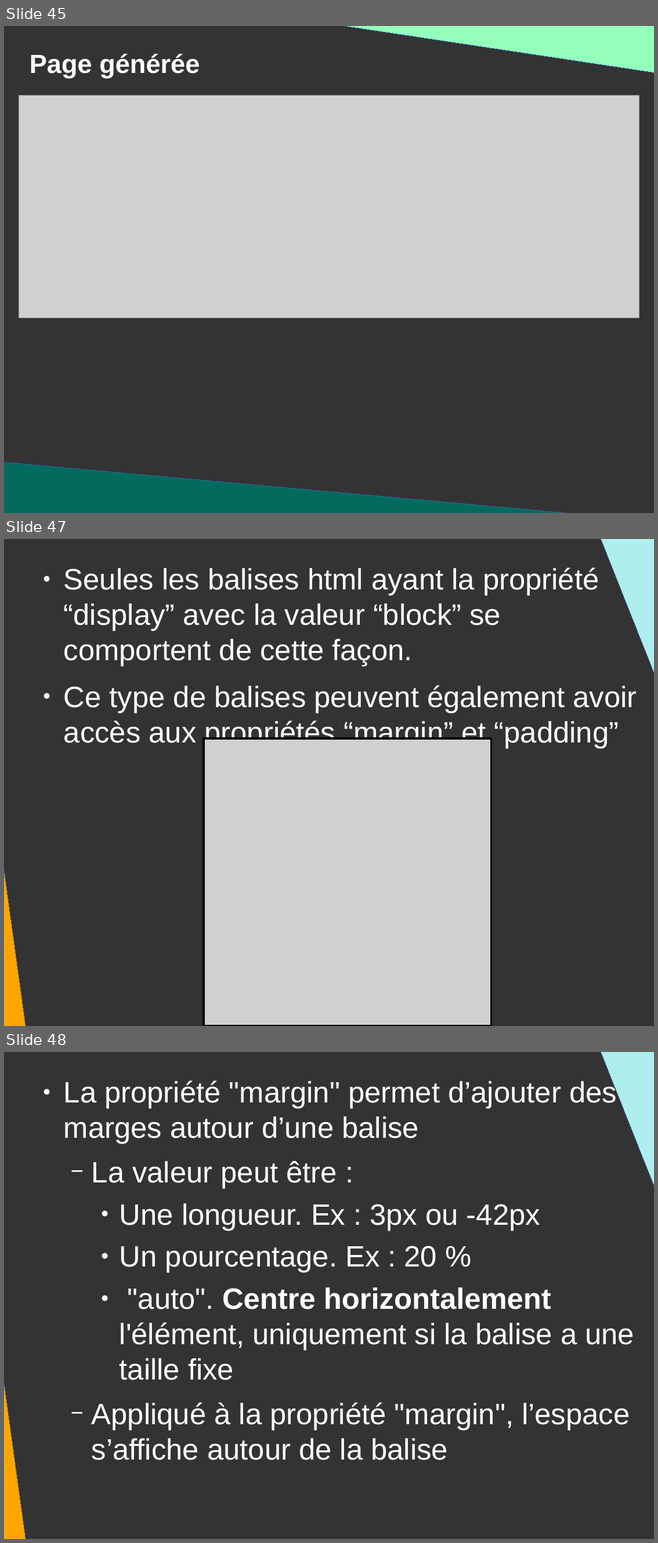
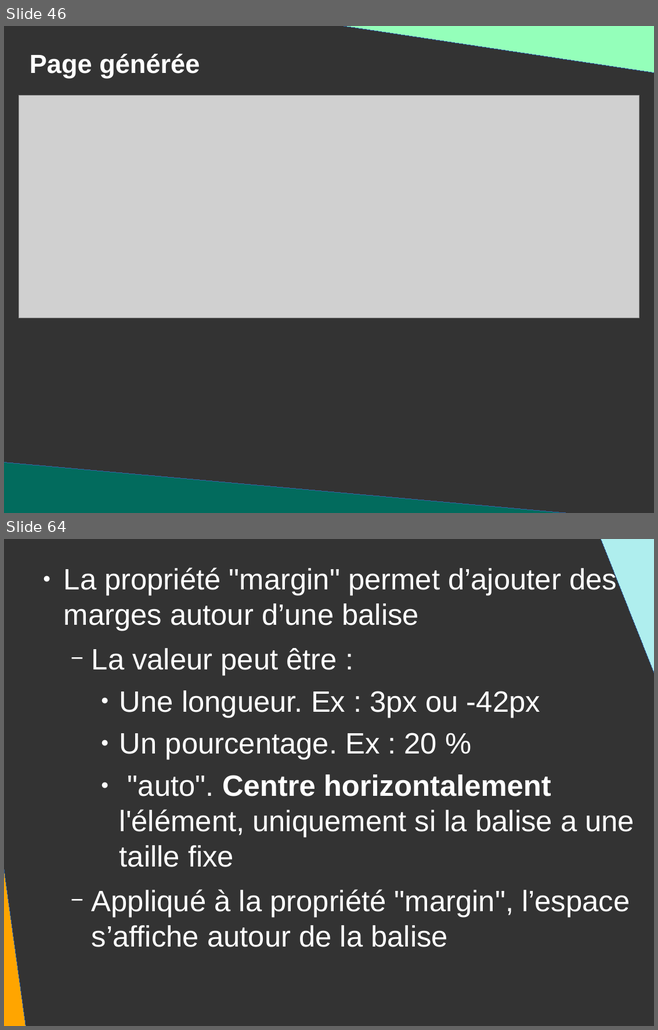
Before and after one commit to DanYellow/presentations, a slide deck: mmi/html/travaux-pratiques/numero-2/presentation.odp. Shown one above the other, each under a label of ours: slides 45, 47 and 48 before the commit, slides 46 and 64 after it; the slides between them are not shown. The pictures are 658x1543 and 658x1030 pixels, drawn with LibreOffice and Linux fonts; fonts in the diff are those of the drawing; grey boxes stand for pictures. Boxes give left, top, right and bottom in pixels: in the first picture for what was removed or moved away, otherwise in the second. Text is boxed around its words. In the diff, an @@ line names an element or a change of style, - is before the commit and + after.

```diff
--- a/mmi/html/travaux-pratiques/numero-2/presentation.odp
+++ b/mmi/html/travaux-pratiques/numero-2/presentation.odp
@@ slide 47 removed at [4,539,654,1026], background #333333 @@
@@ right triangle removed at [593,539,654,773] @@
@@ text removed at [64,567,636,748] @@
-● Seules les balises html ayant la propriété “display” avec la valeur “block” se comportent de cette façon.
-● Ce type de balises peuvent également avoir accès aux propriétés “margin” et “padding”
@@ right triangle removed at [4,614,28,1026] @@
@@ picture removed at [204,739,492,1026] @@
@@ rectangle removed at [204,739,492,1026] @@
@@ what was slide 45 is now slide 46 @@
@@ what was slide 48 is now slide 64 @@
```
Also in this commit, not shown: 3 slides changed, 17 slides added, 3 other files.
